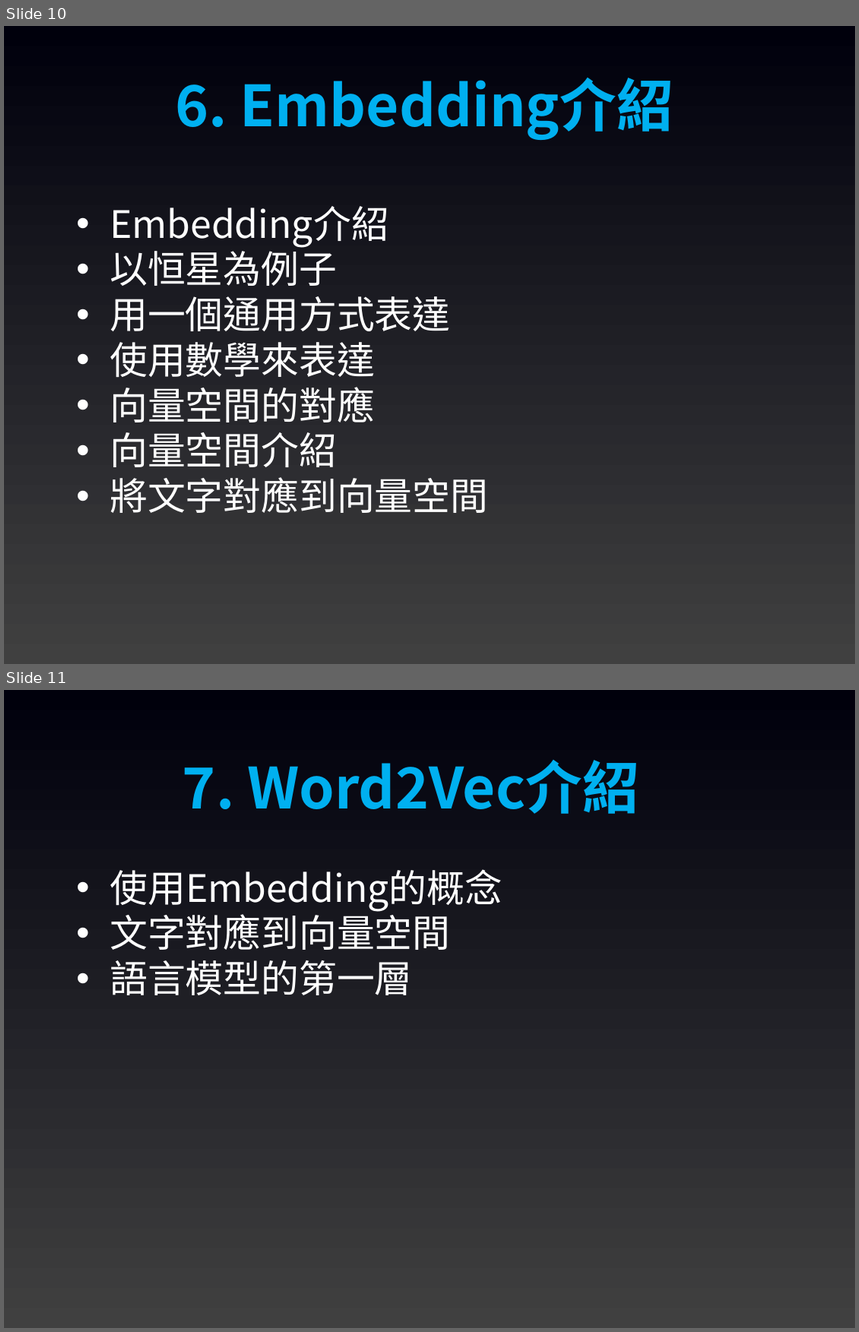
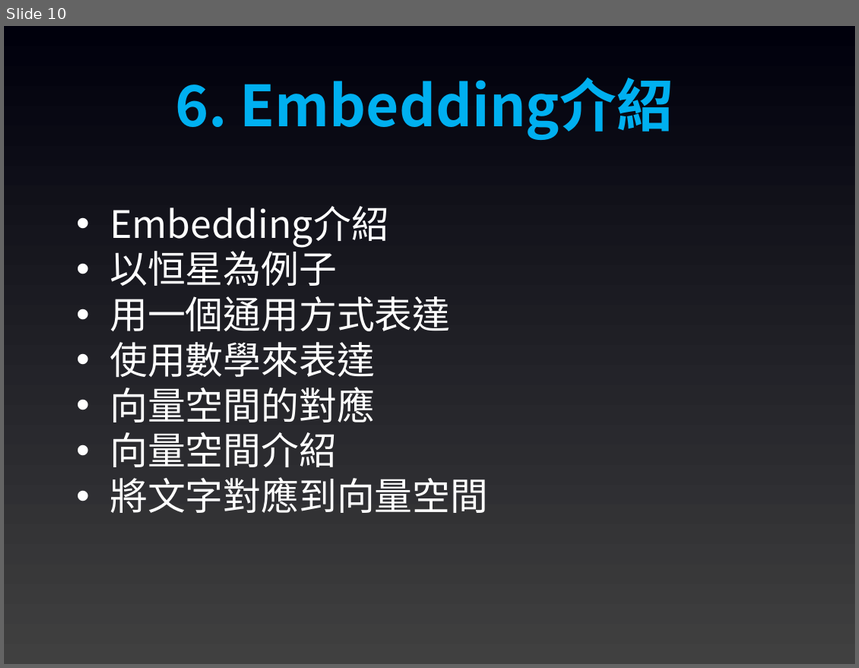
Before and after one commit to joshhu/mustllm20242nd, a slide deck: Slides/Week01/00：課程大綱.pptx. Shown one above the other, each under a label of ours: slides 10 and 11 before the commit, slide 10 after it. The pictures are 859x1332 and 859x668 pixels, drawn with LibreOffice and Linux fonts; fonts in the diff are those of the drawing. Boxes give left, top, right and bottom in pixels: in the first picture for what was removed or moved away, otherwise in the second. Text is boxed around its words. In the diff, an @@ line names an element or a change of style, - is before the commit and + after.

```diff
--- a/Slides/Week01/00：課程大綱.pptx
+++ b/Slides/Week01/00：課程大綱.pptx
@@ slide 11 removed at bbox=[4, 690, 855, 1328], background gradient #404040 to #00000C @@
@@ text removed at bbox=[183, 760, 639, 814] @@
-7. Word2Vec介紹
@@ text removed at bbox=[110, 869, 503, 996] @@
-• 使用Embedding的概念
-• 文字對應到向量空間
-• 語言模型的第一層
```
Also in this commit, not shown: 10 slides changed, 2 other files.
